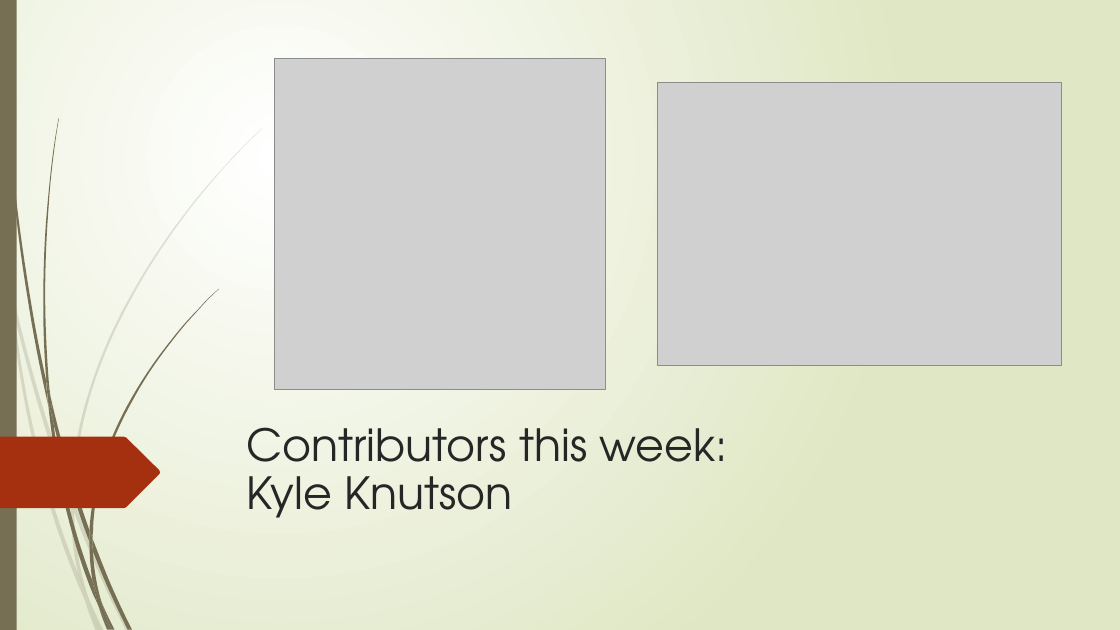
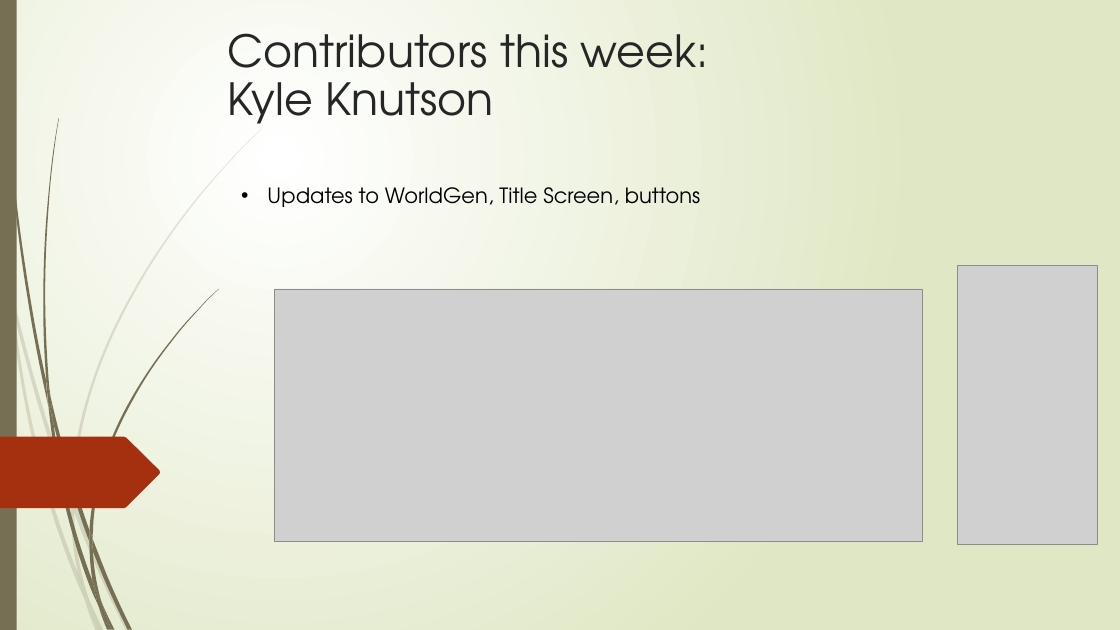
Before and after one commit to gamkedo-la/daggers-gate, a slide deck: slide 2 of Reference Documents/Week 4.pptx. Drawn at 1120x630 pixels with LibreOffice and Linux fonts; fonts in the diff are those of the drawing; grey boxes stand for pictures. Boxes give left, top, right and bottom in pixels: in the first picture for what was removed or moved away, otherwise in the second. Text is boxed around its words. In the diff, an @@ line names an element or a change of style, - is before the commit and + after.

```diff
--- a/Reference Documents/Week 4.pptx
+++ b/Reference Documents/Week 4.pptx
@@ title "Contributors this week: Kyle Knutson": place and size @@
-title "Contributors this week: Kyle Knutson" at [246,427,728,518]
+title "Contributors this week: Kyle Knutson" at [227,33,709,124]
@@ picture removed at [275,59,606,390] @@
@@ picture removed at [657,83,1061,366] @@
@@ text added at [267,187,701,207], 18 pt, text #000000 @@
+• Updates to WorldGen, Title Screen, buttons
@@ picture added at [958,266,1097,544] @@
@@ picture added at [275,289,923,542] @@
```
Also in this commit, not shown: 3 other slides changed, 1 slide removed, 1 other file.
